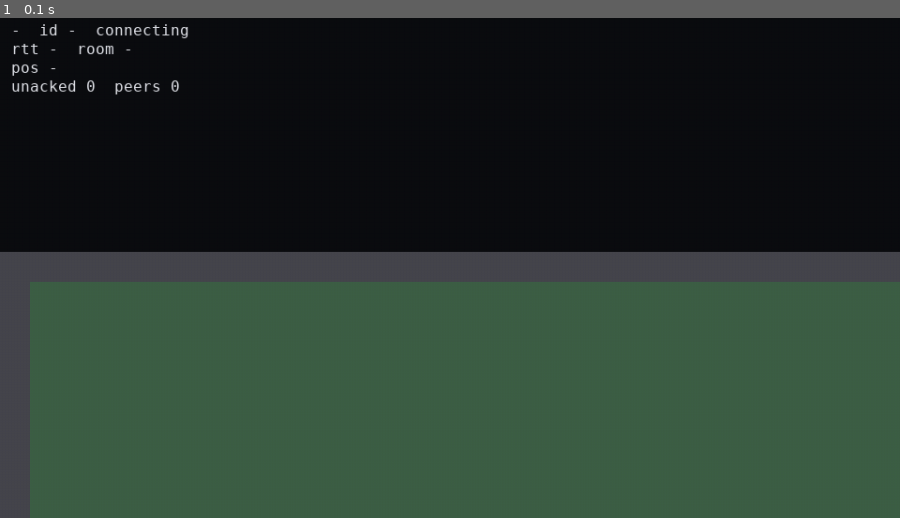
Above: before the commit, frame 1.
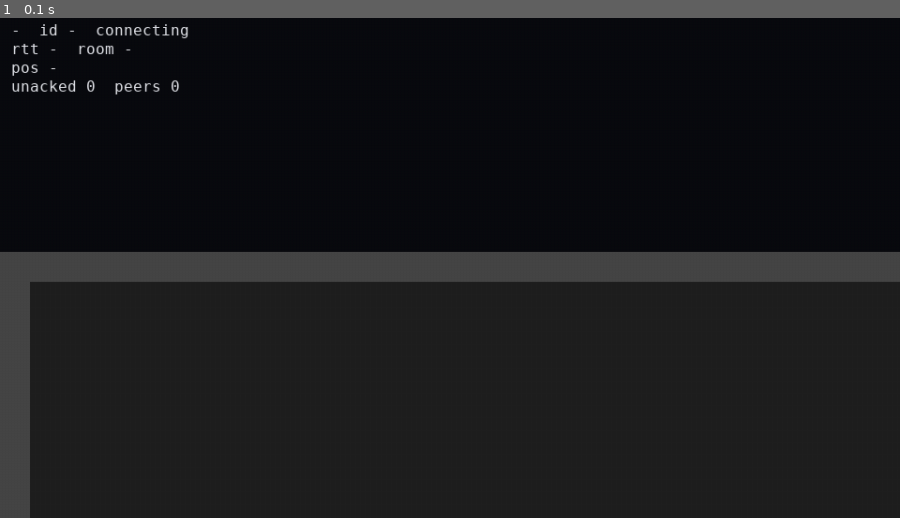
Above: after the commit, the same moment.

Repository: minigu5/pygame
Game: pygame game, started from client/main.py
Same seed, same stepped clock (60 frames per second), same inputs: the game is played once before the commit and once after it.
Inputs:
- Up to frame 1 (0.1 s): no input

The runs differ from the first frame. In frame 1, 46% of the frame differs, in the area x 3-100%, y 52-100%.

Commit message:
feat: frame the camera on the room and let the hunter accuse
The camera now zooms per room so the room fills the middle 70% of the
screen, and everything beyond it is drained to grey rather than blacked
out. Walls and floors keep a brighter grey than wallpaper, so the
building's shape stays readable while its colours cannot be sampled
from a room the player is not standing in.

Snapshots filter by room rather than by viewport. A player in another
room is never sent at all, so the concealment holds even against a
modified client, and it lines up with what the camera shows.

Clicking accuses a point. A hit marks the chameleon caught and moves it
to spectating through the hunter's eyes; a miss costs three seconds.
Without that cost the hunter can sweep the room with clicks and the
camouflage stops mattering.

Co-Authored-By: Claude Opus 5 <noreply@anthropic.com>
Claude-Session: https://claude.ai/code/session_01S2KrBRLE2ffaKKt31deokZ

Diff:
--- a/client/gamemap.py
+++ b/client/gamemap.py
@@ -27,6 +27,7 @@
 
         # Built on first use so that physics-only callers need no video mode.
         self._world: pygame.Surface | None = None
+        self._world_dim: pygame.Surface | None = None
         self._foreground: pygame.Surface | None = None
 
     @property
@@ -34,6 +35,13 @@
         if self._world is None:
             self._world = self._render_layers((self.bg, self.solid))
         return self._world
+
+    @property
+    def world_dim(self) -> pygame.Surface:
+        """The world as seen outside the current room: drained of colour."""
+        if self._world_dim is None:
+            self._world_dim = self._render_layers((self.bg, self.solid), dim=True)
+        return self._world_dim
 
     @property
     def foreground(self) -> pygame.Surface:
@@ -54,13 +62,19 @@
                 return room
         return None
 
-    def _render_layers(self, layers: tuple[list[list[int]], ...]) -> pygame.Surface:
+    def _render_layers(
+        self, layers: tuple[list[list[int]], ...], dim: bool = False
+    ) -> pygame.Surface:
         size = self.tile_size
         surface = pygame.Surface((self.pixel_width, self.pixel_height), pygame.SRCALPHA)
+        colors = [
+            None if entry["color"] is None else (_drain(entry["color"], entry["solid"]) if dim else tuple(entry["color"]))
+            for entry in self.palette
+        ]
         for layer in layers:
             for row_index, row in enumerate(layer):
                 for col_index, index in enumerate(row):
-                    color = self.palette[index]["color"]
+                    color = colors[index]
                     if color is None:
                         continue
                     surface.fill(
@@ -70,5 +84,18 @@
         return surface
 
 
+# Outside the room the structure has to stay readable while the wallpaper
+# colours do not, so walls and floors keep a brighter grey than the rest.
+DIM_FACTOR = 0.40
+SOLID_LIFT = 42
+
+
+def _drain(color: list[int], solid: bool) -> tuple[int, int, int]:
+    luminance = 0.299 * color[0] + 0.587 * color[1] + 0.114 * color[2]
+    value = luminance * DIM_FACTOR + (SOLID_LIFT if solid else 0)
+    level = max(0, min(255, int(value)))
+    return (level, level, level)
+
+
 def load_tuning() -> dict[str, Any]:
     return json.loads((SHARED / "tuning.json").read_text(encoding="utf-8"))
--- a/client/main.py
+++ b/client/main.py
@@ -47,6 +47,8 @@
     interpolator = Interpolator(1000 / tuning["snapshot_hz"])
     panel = PaintPanel(pygame.font.SysFont("menlo,monospace", 14), (210, 120, 90))
     frozen = False
+    caught = False
+    cooldown_until = 0.0
 
     player_id = "-"
     role = "-"
@@ -74,13 +76,17 @@
             elif event.type == pygame.MOUSEBUTTONDOWN and event.button == 1 and frozen:
                 if not panel.on_mouse_down(event.pos):
                     if panel.eyedropper:
-                        picked = sample_map_color(
-                            game_map,
-                            event.pos[0] + renderer.camera.x,
-                            event.pos[1] + renderer.camera.y,
-                        )
+                        picked = sample_map_color(game_map, *renderer.to_world(*event.pos))
                         if picked is not None:
                             panel.set_color(picked)
+            elif (
+                event.type == pygame.MOUSEBUTTONDOWN
+                and event.button == 1
+                and role == "hunter"
+                and time.monotonic() >= cooldown_until
+            ):
+                world_x, world_y = renderer.to_world(*event.pos)
+                connection.send({"t": "a", "x": world_x, "y": world_y})
             elif event.type == pygame.MOUSEBUTTONUP and event.button == 1:
                 panel.on_mouse_up()
             elif event.type == pygame.MOUSEMOTION:
@@ -114,28 +120,45 @@
                 interpolator.push(message["o"])
             elif kind == "b":
                 interpolator.drop(message["id"])
+            elif kind == "c":
+                interpolator.drop(message["id"])
+                if message["id"] == player_id:
+                    caught = True
+                    role = "spectator"
+                    frozen = False
+            elif kind == "cd":
+                # The server's timestamp is wall clock; only the length matters.
+                cooldown_until = now + tuning["accuse_cooldown_ms"] / 1000
 
         others = interpolator.at_now()
         drawn_me = None
         if me is not None:
-            x, y = predictor.render_position()
+            if caught:
+                # Watching through a hunter's eyes: no prediction of my own.
+                x, y = float(me["x"]), float(me["y"])
+            else:
+                x, y = predictor.render_position()
             drawn_me = {"x": x, "y": y, "c": panel.color if role == "chameleon" else me["c"]}
-            renderer.follow(
+            renderer.frame(
+                me["rm"],
                 x + tuning["player_width"] / 2,
                 y + tuning["player_height"] / 2,
             )
 
+        remaining = max(0.0, cooldown_until - now)
         status = [
-            f"{role}  id {player_id}  {connection.status}",
+            f"{role}  id {player_id}  {connection.status}"
+            + ("  CAUGHT - spectating" if caught else ""),
             f"rtt {'-' if rtt_ms is None else f'{rtt_ms:.0f}ms'}  room {me['rm'] if me else '-'}"
             + ("  FROZEN" if frozen else ""),
             f"pos {drawn_me['x']:.0f},{drawn_me['y']:.0f}" if drawn_me else "pos -",
-            f"unacked {len(predictor.history)}  peers {len(others)}",
+            f"unacked {len(predictor.history)}  peers {len(others)}"
+            + (f"  accuse in {remaining:.1f}s" if remaining > 0 else ""),
         ]
         if connection.error:
             status.append(connection.error)
 
-        renderer.draw(drawn_me, others, status)
+        renderer.draw(me["rm"] if me else None, drawn_me, others, status)
         if frozen:
             panel.draw(screen)
         pygame.display.flip()
--- a/client/render.py
+++ b/client/render.py
@@ -1,4 +1,5 @@
-"""Draws the world slice, the players and a small status readout."""
+"""Room-framed camera: the current room fills the middle of the screen and
+everything beyond it is drained to grey."""
 
 from __future__ import annotations
 
@@ -8,9 +9,13 @@
 
 from gamemap import GameMap
 
-BACKGROUND = (12, 13, 17)
+BACKGROUND = (10, 11, 15)
 TEXT = (226, 228, 234)
 OUTLINE = (16, 17, 22)
+
+ROOM_FILL = 0.70        # share of the screen the room should occupy
+MIN_SCALE, MAX_SCALE = 0.5, 2.0
+EASE = 0.18             # per frame, so a room change settles in ~0.2s
 
 
 class Renderer:
@@ -20,39 +25,119 @@
         self.tuning = tuning
         self.font = pygame.font.SysFont("menlo,monospace", 16)
         self.camera = pygame.Vector2(0, 0)
+        self.scale = 1.0
+        self._settled = False
 
-    def follow(self, x: float, y: float) -> None:
+    def frame(self, room_id: str | None, focus_x: float, focus_y: float) -> None:
+        """Pick this frame's zoom and camera from the room the player is in."""
         width, height = self.screen.get_size()
-        self.camera.x = self._clamp(x - width / 2, 0, self.map.pixel_width - width)
-        self.camera.y = self._clamp(y - height / 2, 0, self.map.pixel_height - height)
+        room = self.map.room_by_id(room_id)
+
+        if room is None:
+            target_scale = 1.0
+            target = pygame.Vector2(focus_x - width / 2, focus_y - height / 2)
+        else:
+            rect = self._room_pixels(room)
+            target_scale = min(
+                ROOM_FILL * width / rect.width,
+                ROOM_FILL * height / rect.height,
+            )
+            target_scale = max(MIN_SCALE, min(MAX_SCALE, target_scale))
+
+            visible_w = width / target_scale
+            visible_h = height / target_scale
+            if rect.width <= visible_w and rect.height <= visible_h:
+                target = pygame.Vector2(
+                    rect.centerx - visible_w / 2, rect.centery - visible_h / 2
+                )
+            else:
+                # Room larger than the screen at the minimum zoom: follow the
+                # player but never show past the room's own walls.
+                target = pygame.Vector2(
+                    self._clamp(focus_x - visible_w / 2, rect.left, rect.right - visible_w),
+                    self._clamp(focus_y - visible_h / 2, rect.top, rect.bottom - visible_h),
+                )
+
+        if self._settled:
+            self.scale += (target_scale - self.scale) * EASE
+            self.camera += (target - self.camera) * EASE
+        else:
+            self.scale, self.camera = target_scale, target
+            self._settled = True
+
+    def _room_pixels(self, room: dict[str, Any]) -> pygame.Rect:
+        size = self.map.tile_size
+        x, y, w, h = room["rect"]
+        return pygame.Rect(x * size, y * size, w * size, h * size)
 
     @staticmethod
     def _clamp(value: float, low: float, high: float) -> float:
-        if high < low:
-            return low
-        return max(low, min(high, value))
+        return low if high < low else max(low, min(high, value))
 
-    def draw(self, me: dict[str, Any] | None, others: list[dict[str, Any]], status: list[str]) -> None:
+    def to_screen(self, world_x: float, world_y: float) -> tuple[float, float]:
+        return (
+            (world_x - self.camera.x) * self.scale,
+            (world_y - self.camera.y) * self.scale,
+        )
+
+    def to_world(self, screen_x: float, screen_y: float) -> tuple[float, float]:
+        return (
+            screen_x / self.scale + self.camera.x,
+            screen_y / self.scale + self.camera.y,
+        )
+
+    def draw(
+        self,
+        room_id: str | None,
+        me: dict[str, Any] | None,
+        others: list[dict[str, Any]],
+        status: list[str],
+    ) -> None:
         self.screen.fill(BACKGROUND)
-        offset = (-int(self.camera.x), -int(self.camera.y))
-        self.screen.blit(self.map.world, offset)
+        self._blit_world(self.map.world_dim, self._visible_world_rect())
+
+        room = self.map.room_by_id(room_id)
+        if room is not None:
+            self._blit_world(self.map.world, self._room_pixels(room))
 
         for other in others:
             self._draw_player(other["x"], other["y"], other["c"])
         if me is not None:
             self._draw_player(me["x"], me["y"], me["c"], mark=True)
 
-        self.screen.blit(self.map.foreground, offset)
+        self._blit_world(self.map.foreground, self._visible_world_rect())
 
         for index, line in enumerate(status):
             self.screen.blit(self.font.render(line, True, TEXT), (12, 10 + index * 20))
 
+    def _visible_world_rect(self) -> pygame.Rect:
+        width, height = self.screen.get_size()
+        return pygame.Rect(
+            int(self.camera.x),
+            int(self.camera.y),
+            int(width / self.scale) + 1,
+            int(height / self.scale) + 1,
+        )
+
+    def _blit_world(self, source: pygame.Surface, world_rect: pygame.Rect) -> None:
+        clipped = world_rect.clip(self._visible_world_rect()).clip(source.get_rect())
+        if clipped.width <= 0 or clipped.height <= 0:
+            return
+        slice_ = source.subsurface(clipped)
+        target = pygame.Rect(
+            *self.to_screen(clipped.x, clipped.y),
+            max(1, round(clipped.width * self.scale)),
+            max(1, round(clipped.height * self.scale)),
+        )
+        self.screen.blit(pygame.transform.scale(slice_, target.size), target.topleft)
+
     def _draw_player(self, x: float, y: float, color: list[int], mark: bool = False) -> None:
+        left, top = self.to_screen(x, y)
         rect = pygame.Rect(
-            int(x - self.camera.x),
-            int(y - self.camera.y),
-            self.tuning["player_width"],
-            self.tuning["player_height"],
+            round(left),
+            round(top),
+            max(1, round(self.tuning["player_width"] * self.scale)),
+            max(1, round(self.tuning["player_height"] * self.scale)),
         )
         self.screen.fill(color, rect)
         if mark:
--- a/tools/smoke_ws.py
+++ b/tools/smoke_ws.py
@@ -35,6 +35,9 @@
         if message.get("t") == kind:
             return message
     raise TimeoutError(f"no {kind!r} message within {timeout}s")
+
+
+_cooldown_seen = False
 
 
 async def latest_snapshot(socket) -> dict:
@@ -47,6 +50,8 @@
             return newest
         if message.get("t") == "s":
             newest = message
+        elif message.get("t") == "cd":
+            globals()["_cooldown_seen"] = True
 
 
 _next_frame = 1
@@ -81,27 +86,25 @@
             pong = await recv_kind(second, "pong")
             check("ping round trip", pong.get("ts") == 12345)
 
-            resting = await latest_snapshot(first)
-            start = resting["me"]
+            # --- physics ---------------------------------------------------
+            start = (await latest_snapshot(first))["me"]
             check("snapshot carries my position", "x" in start and "y" in start, str(start))
             check("spawn lands on the floor", start["g"] is True, f"y={start['y']}")
 
-            after_right = await hold(first, RIGHT, batches=8)
+            wall = await hold(first, LEFT, batches=20)
+            check("walls stop movement", wall["me"]["x"] <= 34, f"x={wall['me']['x']}")
+
+            walked = await hold(first, RIGHT, batches=8)
             check(
                 "holding right moves right",
-                after_right["me"]["x"] > start["x"],
-                f"{start['x']} -> {after_right['me']['x']}",
-            )
-            check(
-                "walking stays on the floor",
-                after_right["me"]["y"] == start["y"],
-                f"y={after_right['me']['y']}",
-            )
-
+                walked["me"]["x"] > wall["me"]["x"],
+                f"{wall['me']['x']} -> {walked['me']['x']}",
+            )
+            check("walking stays on the floor", walked["me"]["y"] == start["y"])
             check(
                 "snapshot acknowledges an applied input frame",
-                0 < after_right["n"] < _next_frame,
-                f"n={after_right['n']}",
+                0 < walked["n"] < _next_frame,
+                f"n={walked['n']}",
             )
 
             airborne = await hold(first, JUMP, batches=3)
@@ -110,21 +113,34 @@
                 airborne["me"]["y"] < start["y"],
                 f"{start['y']} -> {airborne['me']['y']}",
             )
-
             landed = await hold(first, 0, batches=20)
             check(
                 "gravity brings me back down",
                 landed["me"]["y"] == start["y"] and landed["me"]["g"] is True,
-                f"y={landed['me']['y']}",
-            )
-
-            snapshot = await latest_snapshot(second)
-            check(
-                "each client sees the other",
-                any(o["i"] == hello_first["id"] for o in snapshot["o"]),
-                str(snapshot["o"]),
-            )
-
+            )
+
+            # --- rooms gate visibility -------------------------------------
+            apart = await latest_snapshot(first)
+            check(
+                "players in different rooms are not sent",
+                apart["me"]["rm"] != (await latest_snapshot(second))["me"]["rm"]
+                and apart["o"] == [],
+                f"hunter in {apart['me']['rm']}, sees {len(apart['o'])}",
+            )
+
+            together = await hold(first, RIGHT, batches=70)
+            check(
+                "the hunter reaches the next room",
+                together["me"]["rm"] == "1F-kitchen",
+                f"rm={together['me']['rm']} x={together['me']['x']}",
+            )
+            check(
+                "same room means each client sees the other",
+                any(o["i"] == hello_second["id"] for o in together["o"]),
+                str(together["o"]),
+            )
+
+            # --- painting ---------------------------------------------------
             await second.send(json.dumps({"t": "p", "c": [10, 200, 30]}))
             await asyncio.sleep(0.2)
             painted = await latest_snapshot(first)
@@ -134,14 +150,15 @@
                 str(painted["o"]),
             )
 
-            resting_second = await latest_snapshot(second)
+            # --- freezing ---------------------------------------------------
+            resting = await latest_snapshot(second)
             await second.send(json.dumps({"t": "f", "v": True}))
             await asyncio.sleep(0.1)
             held = await hold(second, RIGHT, batches=8)
             check(
                 "freezing pins the chameleon in place",
-                held["me"]["fz"] is True and held["me"]["x"] == resting_second["me"]["x"],
-                f"{resting_second['me']['x']} -> {held['me']['x']}",
+                held["me"]["fz"] is True and held["me"]["x"] == resting["me"]["x"],
+                f"{resting['me']['x']} -> {held['me']['x']}",
             )
 
             await second.send(json.dumps({"t": "f", "v": False}))
@@ -150,22 +167,40 @@
             check(
                 "unfreezing lets it move again",
                 released["me"]["fz"] is False and released["me"]["x"] > held["me"]["x"],
-                f"{held['me']['x']} -> {released['me']['x']}",
             )
 
             await first.send(json.dumps({"t": "f", "v": True}))
             await asyncio.sleep(0.2)
-            hunter_state = await latest_snapshot(first)
-            check(
-                "hunters cannot freeze",
-                hunter_state["me"]["fz"] is False,
-            )
-
-            wall = await hold(first, LEFT, batches=40)
-            check(
-                "walls stop movement",
-                wall["me"]["x"] >= 32,
-                f"x={wall['me']['x']}",
+            check("hunters cannot freeze", (await latest_snapshot(first))["me"]["fz"] is False)
+
+            # --- accusing ----------------------------------------------------
+            await first.send(json.dumps({"t": "a", "x": 0, "y": 0}))
+            cooldown = await recv_kind(first, "cd")
+            check("missing puts the hunter on cooldown", "until" in cooldown, str(cooldown))
+
+            blocked = (await latest_snapshot(second))["me"]
+            await first.send(json.dumps({"t": "a", "x": blocked["x"] + 12, "y": blocked["y"] + 16}))
+            await asyncio.sleep(0.3)
+            check(
+                "accusing during the cooldown does nothing",
+                (await latest_snapshot(second))["me"]["fz"] is False,
+            )
+
+            await asyncio.sleep(3.0)
+            target = (await latest_snapshot(second))["me"]
+            await first.send(json.dumps({"t": "a", "x": target["x"] + 12, "y": target["y"] + 16}))
+            caught = await recv_kind(second, "c")
+            check(
+                "accusing the chameleon's own position catches it",
+                caught.get("id") == hello_second.get("id"),
+                str(caught),
+            )
+
+            spectating = await latest_snapshot(second)
+            check(
+                "a caught player watches through the hunter",
+                abs(spectating["me"]["x"] - (await latest_snapshot(first))["me"]["x"]) <= 2,
+                f"sees x={spectating['me']['x']}",
             )
 
         left = await recv_kind(first, "b")
Not shown, changed: server/src/protocol.ts
Not shown, changed: server/src/room.ts
